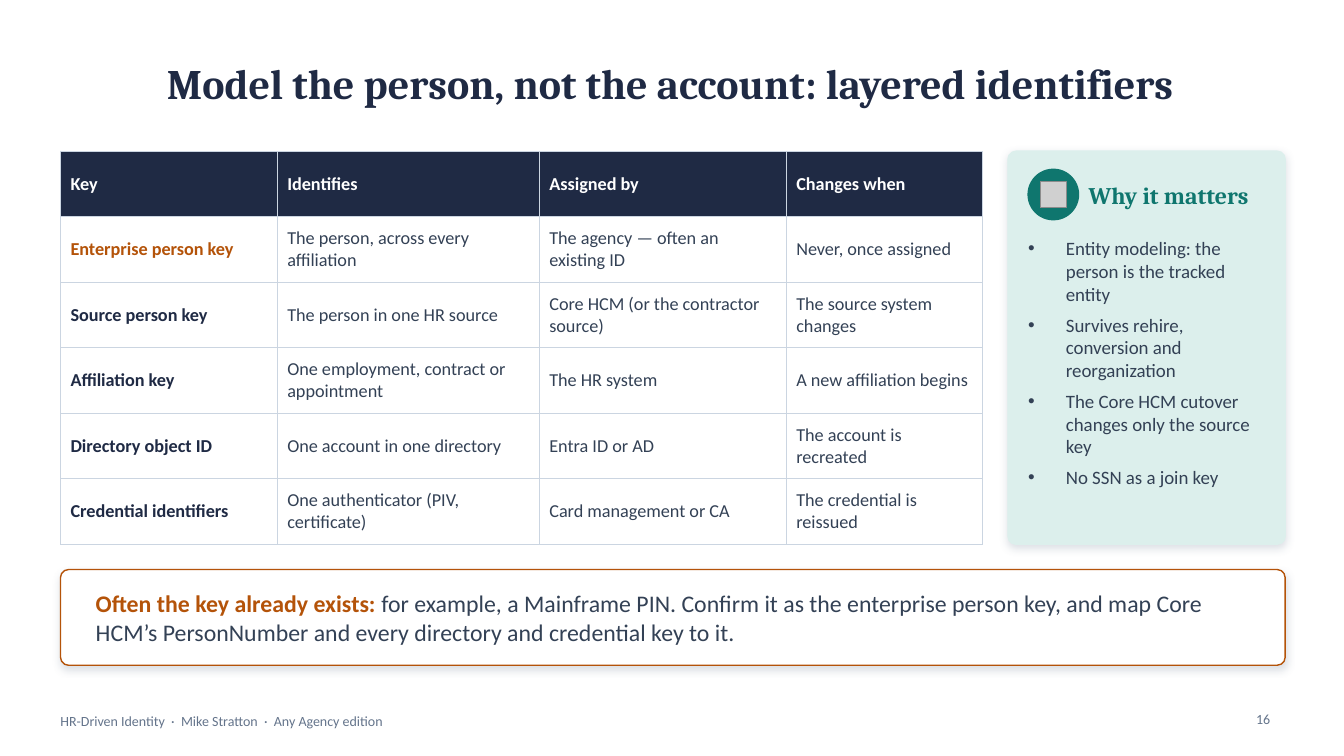
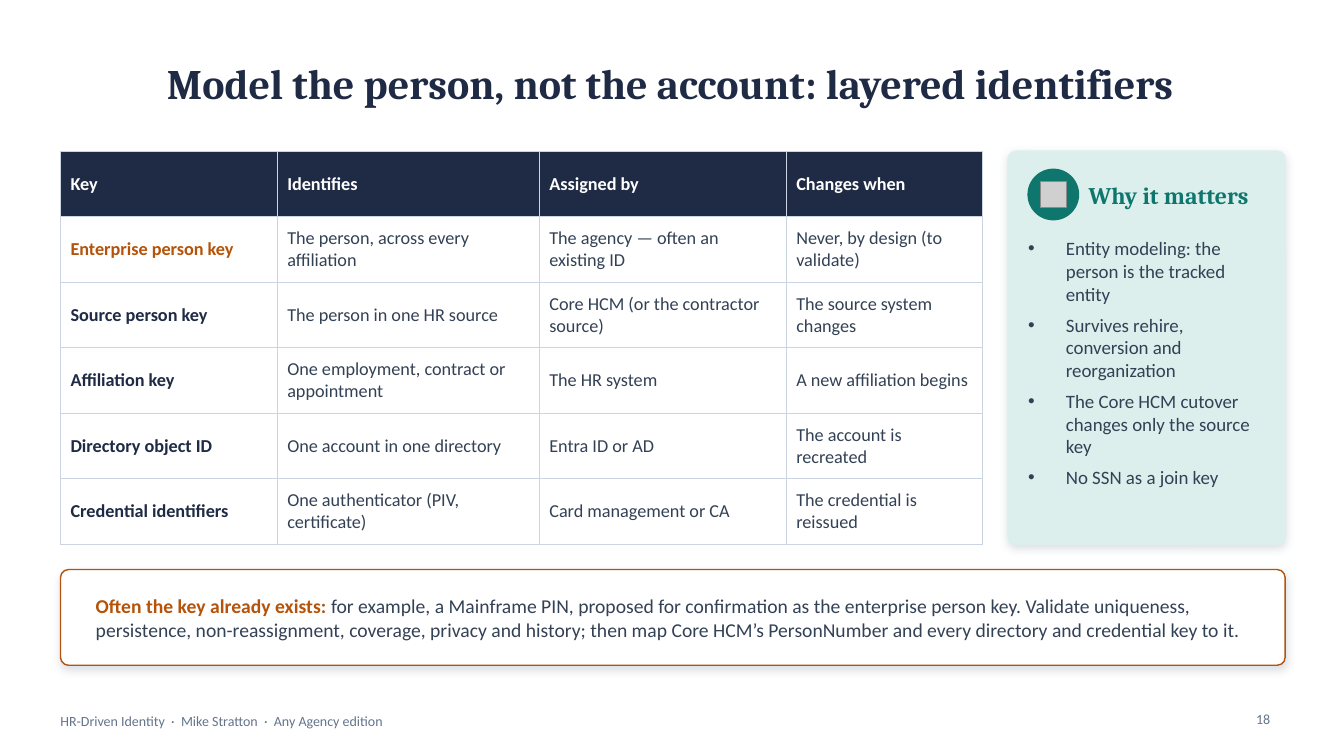
Before and after one commit to WhalerMike/modernization-workbook, a slide deck: slide 18 of presentations/hr-driven-identity-interview/HR_Driven_Identity_Exec_AnyAgency.pptx (slide 16 before the commit). Drawn at 1344x756 pixels with LibreOffice and Linux fonts; fonts in the diff are those of the drawing; grey boxes stand for pictures; background and template pictures are left out. Boxes give left, top, right and bottom in pixels: in the first picture for what was removed or moved away, otherwise in the second. Text is boxed around its words. In the diff, an @@ line names an element or a change of style, - is before the commit and + after.

```diff
--- a/presentations/hr-driven-identity-interview/HR_Driven_Identity_Exec_AnyAgency.pptx
+++ b/presentations/hr-driven-identity-interview/HR_Driven_Identity_Exec_AnyAgency.pptx
@@ table at (60, 151, 983, 544) @@
-row 2, column 4: Never, once assigned
+row 2, column 4: Never, by design (to validate)
@@ text at (96, 599, 1239, 641): text changed; size 17 to 14 pt @@
-Often the key already exists: for example, a Mainframe PIN. Confirm it as the enterprise person key, and map Core HCM’s PersonNumber and every directory and credential key to it.
+Often the key already exists: for example, a Mainframe PIN, proposed for confirmation as the enterprise person key. Validate uniqueness, persistence, non-reassignment, coverage, privacy and history; then map Core HCM’s PersonNumber and every directory and credential key to it.
@@ page number at (1256, 714, 1270, 724): text changed @@
-16
+18
```
Also in this commit, not shown: 11 other slides changed, 1 slide added, 46 other files.
